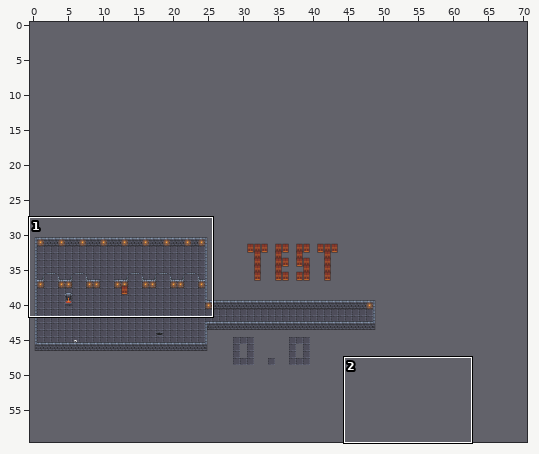
An edit to a level. Tiled map (JSON), assets/tilemaps/level-0-floor-0.json. Above, an overview of the earlier version with the close-up marked.
Close-up. Earlier state:
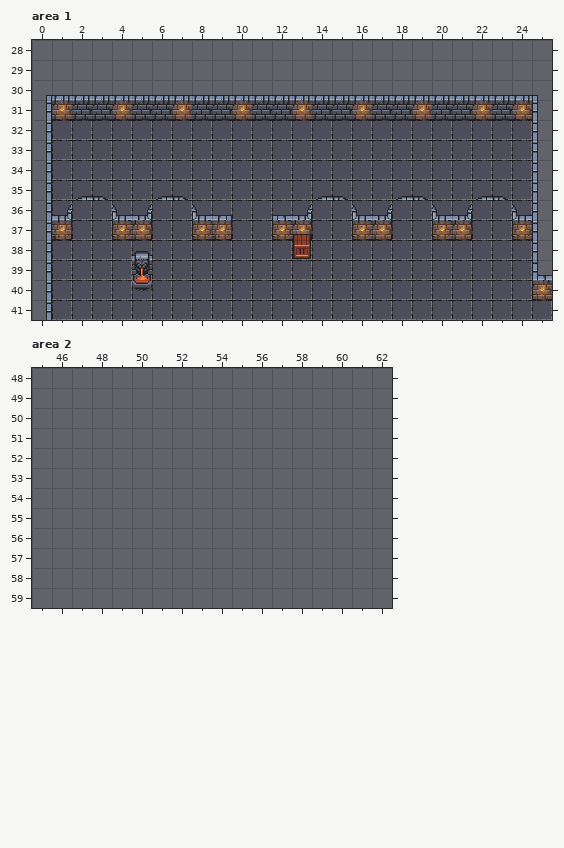
Cells are 32x32 px. Shown: area 1 x 0..25, y 28..41; area 2 x 45..62, y 48..59. The commit also changed other parts of the map, which this record leaves out. The old version is drawn lined up with the new one.
New version:
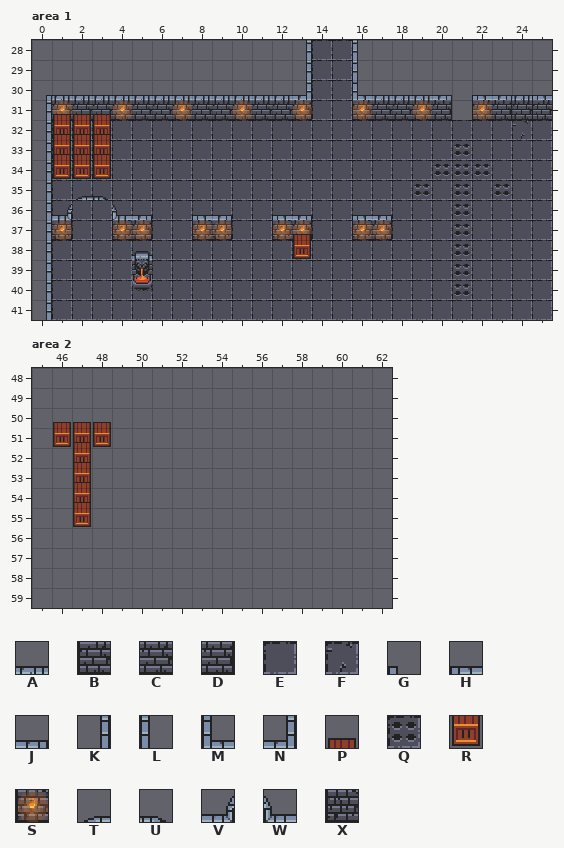
Key: from "tileset": A 2, B 8, C 9, D 10, E 29, F 31, G 50, H 51, J 52, K 56, L 57, M 65, N 66, P 76, Q 78, R 83, S 85, T 93, U 94, V 99, W 102, X 109.
_ is an empty cell, # one hidden under a higher layer.
See-through tiles are keyed as they look on the map.
From old to new:
{"change": "map size 50x25 -> 73x60 cells (old content now starts at 0,25; both pictures use the new coordinates)"}
{"where": "layer \"walkable\", area 1"}
{"y":28,"x":14,"old":"__","new":"EE"}
{"y":29,"x":14,"old":"__","new":"EE"}
{"y":30,"x":14,"old":"__","new":"EE"}
{"y":31,"x":14,"old":"__","new":"EE"}
{"y":32,"x":24,"old":"E_","new":"FE"}
{"y":33,"x":21,"old":"E","new":"Q"}
{"y":33,"x":25,"old":"_","new":"E"}
{"y":34,"x":20,"old":"EEE","new":"QQQ"}
{"y":34,"x":25,"old":"_","new":"E"}
{"y":35,"x":19,"old":"E","new":"Q"}
{"y":35,"x":21,"old":"E","new":"Q"}
{"y":35,"x":23,"old":"E","new":"Q"}
{"y":35,"x":25,"old":"_","new":"E"}
{"y":36,"x":21,"old":"E","new":"Q"}
{"y":36,"x":25,"old":"_","new":"E"}
{"y":37,"x":21,"old":"#","new":"Q"}
{"y":37,"x":25,"old":"_","new":"E"}
{"y":38,"x":21,"old":"E","new":"Q"}
{"y":38,"x":25,"old":"_","new":"E"}
{"y":39,"x":21,"old":"E","new":"Q"}
{"y":39,"x":25,"old":"_","new":"E"}
{"y":40,"x":21,"old":"E","new":"Q"}
{"y":40,"x":25,"old":"_","new":"E"}
{"where": "layer \"block\", area 1"}
{"y":28,"x":13,"old":"_","new":"K"}
{"y":28,"x":16,"old":"_","new":"L"}
{"y":29,"x":13,"old":"_","new":"K"}
{"y":29,"x":16,"old":"_","new":"L"}
{"y":30,"x":13,"old":"_","new":"N"}
{"y":30,"x":16,"old":"_","new":"M"}
{"y":31,"x":13,"old":"CCCC","new":"D__B"}
{"y":31,"x":20,"old":"CCCC","new":"D_BD"}
{"y":31,"x":25,"old":"L","new":"B"}
{"y":32,"x":1,"old":"___","new":"RRR"}
{"y":32,"x":25,"old":"L","new":"_"}
{"y":33,"x":1,"old":"___","new":"RRR"}
{"y":33,"x":25,"old":"L","new":"_"}
{"y":34,"x":1,"old":"___","new":"RRR"}
{"y":34,"x":25,"old":"L","new":"_"}
{"y":35,"x":25,"old":"L","new":"_"}
{"y":36,"x":25,"old":"L","new":"_"}
{"y":37,"x":20,"old":"XD","new":"__"}
{"y":37,"x":24,"old":"XL","new":"__"}
{"y":38,"x":25,"old":"L","new":"_"}
{"y":39,"x":25,"old":"M","new":"_"}
{"y":40,"x":25,"old":"B","new":"_"}
{"where": "layer \"detail\", area 1"}
{"y":31,"x":24,"old":"S","new":"_"}
{"y":37,"x":20,"old":"SS","new":"__"}
{"y":37,"x":24,"old":"S","new":"_"}
{"y":40,"x":25,"old":"S","new":"_"}
{"where": "layer \"above\", area 1"}
{"y":30,"x":13,"old":"AAAA","new":"____"}
{"y":30,"x":20,"old":"AAAA","new":"J_HJ"}
{"y":30,"x":25,"old":"G","new":"H"}
{"y":31,"x":1,"old":"___","new":"PPP"}
{"y":32,"x":1,"old":"___","new":"PPP"}
{"y":33,"x":1,"old":"___","new":"PPP"}
{"y":35,"x":6,"old":"TU","new":"__"}
{"y":35,"x":14,"old":"TU","new":"__"}
{"y":35,"x":18,"old":"TU","new":"__"}
{"y":35,"x":22,"old":"TU","new":"__"}
{"y":36,"x":5,"old":"V","new":"J"}
{"y":36,"x":8,"old":"W","new":"H"}
{"y":36,"x":13,"old":"V","new":"J"}
{"y":36,"x":16,"old":"WV","new":"HJ"}
{"y":36,"x":20,"old":"WV","new":"__"}
{"y":36,"x":24,"old":"W","new":"_"}
{"where": "layer \"block\", area 2"}
{"y":51,"x":46,"old":"___","new":"RRR"}
{"y":52,"x":47,"old":"_","new":"R"}
{"y":53,"x":47,"old":"_","new":"R"}
{"y":54,"x":47,"old":"_","new":"R"}
{"y":55,"x":47,"old":"_","new":"R"}
{"where": "layer \"above\", area 2"}
{"y":50,"x":46,"old":"___","new":"PPP"}
{"y":51,"x":47,"old":"_","new":"P"}
{"y":52,"x":47,"old":"_","new":"P"}
{"y":53,"x":47,"old":"_","new":"P"}
{"y":54,"x":47,"old":"_","new":"P"}
